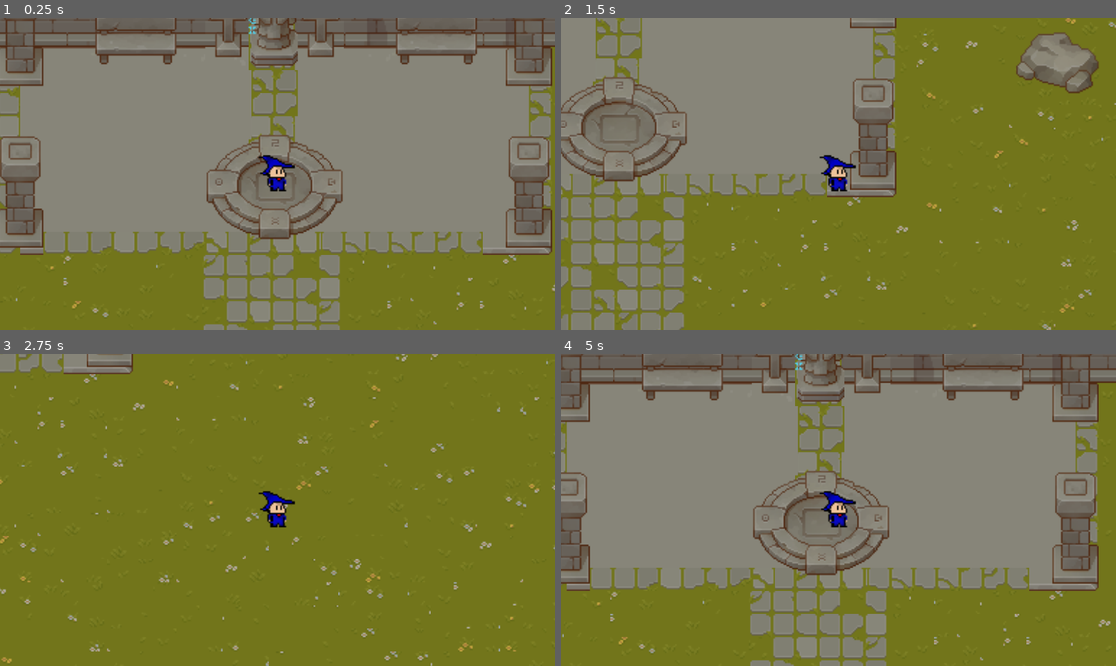
Above: before the commit, frames 1-4 (two rows, left to right).
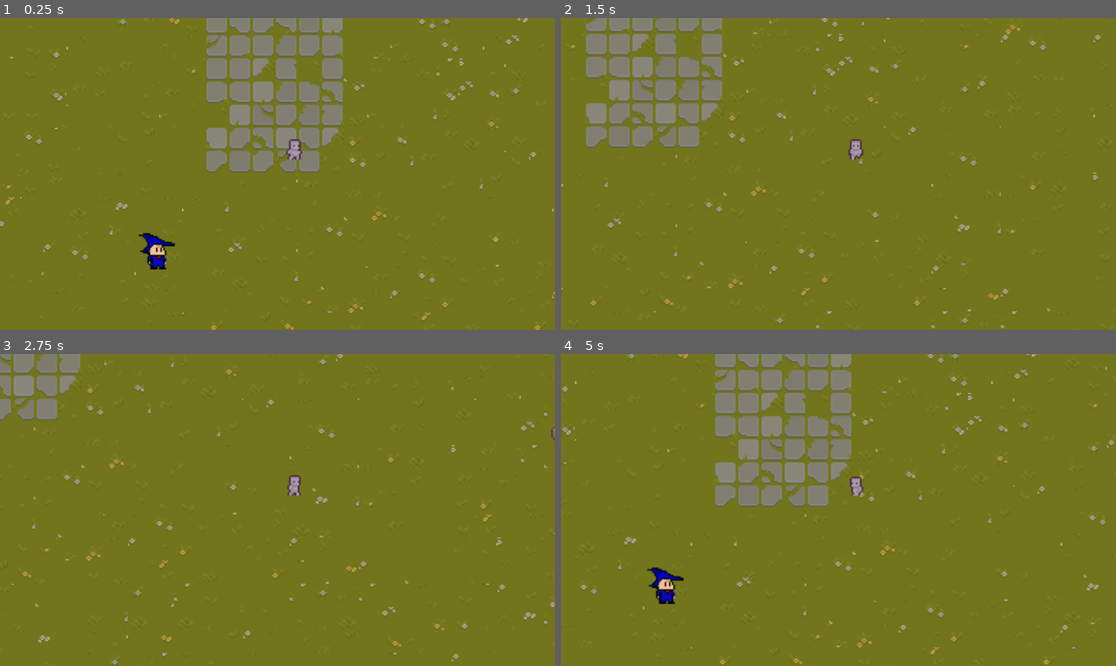
Above: after the commit, the same moments.

Repository: guilherme1081/game-teste
Game: Godot game, scene res://world.tscn
Same seed, same stepped clock (60 frames per second), same inputs: the game is played once before the commit and once after it.
Inputs:
- Up to frame 1 (0.25 s): no input
- Up to frame 2 (1.5 s): hold D (right) 0.53-1.28 s; hold Space (dash, bound only after the commit) 0.53-1.28 s; hold S (down) from 1.28 s (still down); tap Space (dash, bound only after the commit) at 1.35 s
- Up to frame 3 (2.75 s): release S (down) at 2.03 s; hold D (right) from 2.03 s (still down); hold Space (dash, bound only after the commit) from 2.03 s (still down)
- Up to frame 4 (5 s): release D (right) at 2.78 s; release Space (dash, bound only after the commit) at 2.78 s; hold W (up) 2.78-3.53 s; tap Space (dash, bound only after the commit) at 2.85, 4.35 s; hold Space (dash, bound only after the commit) 3.53-4.28 s; hold A (left) from 3.53 s (still down)

The runs differ from the first frame. In frame 1, 73% of the frame differs, in the area x 0-100%, y 0-100%; in frame 2, 38%; in frame 3, 5.4%; in frame 4, 71%.

Commit message:
exemplo de colisão'

Diff:
--- /dev/null
+++ b/player/player.gd
@@ -0,0 +1,88 @@
+extends CharacterBody2D
+
+@onready var sprite = $"AnimatedSprite2D"
+@onready var dash_cd = $"dash_cooldown"
+
+
+# Variáveis de movimento
+const base_moviment_speed: int = 80
+var moviment_speed: int = 80
+var last_direction = 1 # 1: left, 2: right, 3: front, 4: back
+const idle_anim = {
+	1: 'idle_left',
+	2: 'idle_left',
+	3: 'idle_front',
+	4: 'idle_back'
+}
+
+const dash_anim = {
+	1: 'dash_left',
+	2: 'dash_left',
+	3: 'dash_front',
+	4: 'dash_back'
+}
+
+
+# Variáveis de dash
+const dash_cooldown: float = 3 # Em segundos
+const dash_multiplier: float = 5
+var dash_duration: float = 0
+var has_dash = 0
+var dash_amount = 2
+# Processos
+func _process(delta):
+	if dash_duration > 0:
+		dash_duration -= delta
+
+func _physics_process(delta):
+	moviment()
+
+# métodos
+func moviment():
+	""""Função responsável por toda a movimentação do player"""
+
+	var x_mov = Input.get_action_strength("right") - Input.get_action_strength("left")
+	var y_mov = Input.get_action_strength("down") - Input.get_action_strength("up")
+	# Avalia a direção em que o personagem está
+	# E roda a animação equivalente.
+	# A animação para right e left é a mesma, basta usar um flip_h
+	# para inverter o personagem.
+	if x_mov == 1:
+		sprite.play("run_left")
+		sprite.flip_h = false
+		last_direction = 1
+	elif x_mov == -1:
+		sprite.flip_h = true
+		sprite.play('run_left')
+		last_direction = 2
+	elif y_mov == 1:
+		sprite.play('run_front')
+		last_direction = 3
+
+	elif y_mov == -1:
+		sprite.play('run_back')
+		last_direction = 4
+	elif y_mov == 0 && x_mov == 0:
+		sprite.play(idle_anim[last_direction])
+
+	velocity = Vector2(x_mov, y_mov).normalized() * moviment_speed
+
+	if Input.is_action_pressed("dash"):
+		if dash_amount and not dash_duration > 0:
+			dash_cd.start(dash_cooldown)
+			dash_amount -= 1
+			dash_duration = 0.4
+			print("dash!!! dash!!!")
+
+	if dash_duration > 0:
+
+		sprite.play(dash_anim[last_direction])
+		velocity += velocity.normalized() * base_moviment_speed * dash_duration * dash_multiplier
+
+
+	move_and_slide()
+
+
+func _on_dash_cooldown_timeout():
+	if dash_amount < 2:
+		dash_amount += 1
--- /dev/null
+++ b/player/player.tscn
@@ -0,0 +1,314 @@
+[gd_scene load_steps=39 format=3 uid="uid://b1sokx0vu232p"]
+
+[ext_resource type="Script" path="res://player/player.gd" id="1_eunds"]
+[ext_resource type="Texture2D" uid="uid://dkioj7px3h30e" path="res://assets/player/Prototype_Worksheet.png" id="1_kt6qb"]
+
+[sub_resource type="AtlasTexture" id="AtlasTexture_ll26y"]
+atlas = ExtResource("1_kt6qb")
+region = Rect2(0, 160, 32, 32)
+
+[sub_resource type="AtlasTexture" id="AtlasTexture_g17vm"]
+atlas = ExtResource("1_kt6qb")
+region = Rect2(32, 160, 32, 32)
+
+[sub_resource type="AtlasTexture" id="AtlasTexture_t85u7"]
+atlas = ExtResource("1_kt6qb")
+region = Rect2(64, 160, 32, 32)
+
+[sub_resource type="AtlasTexture" id="AtlasTexture_jhhox"]
+atlas = ExtResource("1_kt6qb")
+region = Rect2(96, 160, 32, 32)
+
+[sub_resource type="AtlasTexture" id="AtlasTexture_dia4v"]
+atlas = ExtResource("1_kt6qb")
+region = Rect2(0, 288, 32, 32)
+
+[sub_resource type="AtlasTexture" id="AtlasTexture_ojbko"]
+atlas = ExtResource("1_kt6qb")
+region = Rect2(32, 288, 32, 32)
+
+[sub_resource type="AtlasTexture" id="AtlasTexture_dxkvq"]
+atlas = ExtResource("1_kt6qb")
+region = Rect2(64, 288, 32, 32)
+
+[sub_resource type="AtlasTexture" id="AtlasTexture_tuwhx"]
+atlas = ExtResource("1_kt6qb")
+region = Rect2(0, 320, 32, 32)
+
+[sub_resource type="AtlasTexture" id="AtlasTexture_suqq2"]
+atlas = ExtResource("1_kt6qb")
+region = Rect2(32, 320, 32, 32)
+
+[sub_resource type="AtlasTexture" id="AtlasTexture_t88nm"]
+atlas = ExtResource("1_kt6qb")
+region = Rect2(64, 320, 32, 32)
+
+[sub_resource type="AtlasTexture" id="AtlasTexture_jalh4"]
+atlas = ExtResource("1_kt6qb")
+region = Rect2(0, 64, 32, 32)
+
+[sub_resource type="AtlasTexture" id="AtlasTexture_hgmju"]
+atlas = ExtResource("1_kt6qb")
+region = Rect2(32, 64, 32, 32)
+
+[sub_resource type="AtlasTexture" id="AtlasTexture_2mq6p"]
+atlas = ExtResource("1_kt6qb")
+region = Rect2(64, 64, 32, 32)
+
+[sub_resource type="AtlasTexture" id="AtlasTexture_wgdce"]
+atlas = ExtResource("1_kt6qb")
+region = Rect2(96, 64, 32, 32)
+
+[sub_resource type="AtlasTexture" id="AtlasTexture_s614q"]
+atlas = ExtResource("1_kt6qb")
+region = Rect2(0, 0, 32, 32)
+
+[sub_resource type="AtlasTexture" id="AtlasTexture_v6ykj"]
+atlas = ExtResource("1_kt6qb")
+region = Rect2(32, 0, 32, 32)
+
+[sub_resource type="AtlasTexture" id="AtlasTexture_v4fws"]
+atlas = ExtResource("1_kt6qb")
+region = Rect2(64, 0, 32, 32)
+
+[sub_resource type="AtlasTexture" id="AtlasTexture_hngsy"]
+atlas = ExtResource("1_kt6qb")
+region = Rect2(96, 0, 32, 32)
+
+[sub_resource type="AtlasTexture" id="AtlasTexture_ydv3s"]
+atlas = ExtResource("1_kt6qb")
+region = Rect2(0, 32, 32, 32)
+
+[sub_resource type="AtlasTexture" id="AtlasTexture_pae3r"]
+atlas = ExtResource("1_kt6qb")
+region = Rect2(32, 32, 32, 32)
+
+[sub_resource type="AtlasTexture" id="AtlasTexture_u5u7i"]
+atlas = ExtResource("1_kt6qb")
+region = Rect2(64, 32, 32, 32)
+
+[sub_resource type="AtlasTexture" id="AtlasTexture_682oe"]
+atlas = ExtResource("1_kt6qb")
+region = Rect2(96, 32, 32, 32)
+
+[sub_resource type="AtlasTexture" id="AtlasTexture_dd3xo"]
+atlas = ExtResource("1_kt6qb")
+region = Rect2(0, 160, 32, 32)
+
+[sub_resource type="AtlasTexture" id="AtlasTexture_ynvqr"]
+atlas = ExtResource("1_kt6qb")
+region = Rect2(32, 160, 32, 32)
+
+[sub_resource type="AtlasTexture" id="AtlasTexture_ixjsw"]
+atlas = ExtResource("1_kt6qb")
+region = Rect2(64, 160, 32, 32)
+
+[sub_resource type="AtlasTexture" id="AtlasTexture_33fj6"]
+atlas = ExtResource("1_kt6qb")
+region = Rect2(96, 160, 32, 32)
+
+[sub_resource type="AtlasTexture" id="AtlasTexture_dg0pp"]
+atlas = ExtResource("1_kt6qb")
+region = Rect2(0, 96, 32, 32)
+
+[sub_resource type="AtlasTexture" id="AtlasTexture_ccqmm"]
+atlas = ExtResource("1_kt6qb")
+region = Rect2(32, 96, 32, 32)
+
+[sub_resource type="AtlasTexture" id="AtlasTexture_gqbep"]
+atlas = ExtResource("1_kt6qb")
+region = Rect2(64, 96, 32, 32)
+
+[sub_resource type="AtlasTexture" id="AtlasTexture_epgy0"]
+atlas = ExtResource("1_kt6qb")
+region = Rect2(96, 96, 32, 32)
+
+[sub_resource type="AtlasTexture" id="AtlasTexture_a0rm5"]
+atlas = ExtResource("1_kt6qb")
+region = Rect2(0, 128, 32, 32)
+
+[sub_resource type="AtlasTexture" id="AtlasTexture_hk28y"]
+atlas = ExtResource("1_kt6qb")
+region = Rect2(32, 128, 32, 32)
+
+[sub_resource type="AtlasTexture" id="AtlasTexture_l5uf8"]
+atlas = ExtResource("1_kt6qb")
+region = Rect2(64, 128, 32, 32)
+
+[sub_resource type="AtlasTexture" id="AtlasTexture_yad48"]
+atlas = ExtResource("1_kt6qb")
+region = Rect2(96, 128, 32, 32)
+
+[sub_resource type="SpriteFrames" id="SpriteFrames_pjtg3"]
+animations = [{
+"frames": [{
+"duration": 1.0,
+"texture": SubResource("AtlasTexture_ll26y")
+}, {
+"duration": 1.0,
+"texture": SubResource("AtlasTexture_g17vm")
+}, {
+"duration": 1.0,
+"texture": SubResource("AtlasTexture_t85u7")
+}, {
+"duration": 1.0,
+"texture": SubResource("AtlasTexture_jhhox")
+}],
+"loop": true,
+"name": &"dash_back",
+"speed": 5.0
+}, {
+"frames": [{
+"duration": 1.0,
+"texture": SubResource("AtlasTexture_dia4v")
+}, {
+"duration": 1.0,
+"texture": SubResource("AtlasTexture_ojbko")
+}, {
+"duration": 1.0,
+"texture": SubResource("AtlasTexture_dxkvq")
+}],
+"loop": true,
+"name": &"dash_front",
+"speed": 5.0
+}, {
+"frames": [{
+"duration": 1.0,
+"texture": SubResource("AtlasTexture_tuwhx")
+}, {
+"duration": 1.0,
+"texture": SubResource("AtlasTexture_suqq2")
+}, {
+"duration": 1.0,
+"texture": SubResource("AtlasTexture_t88nm")
+}],
+"loop": true,
+"name": &"dash_left",
+"speed": 6.0
+}, {
+"frames": [{
+"duration": 1.0,
+"texture": SubResource("AtlasTexture_jalh4")
+}, {
+"duration": 1.0,
+"texture": SubResource("AtlasTexture_hgmju")
+}, {
+"duration": 1.0,
+"texture": SubResource("AtlasTexture_2mq6p")
+}, {
+"duration": 1.0,
+"texture": SubResource("AtlasTexture_wgdce")
+}],
+"loop": true,
+"name": &"idle_back",
+"speed": 5.0
+}, {
+"frames": [{
+"duration": 1.0,
+"texture": SubResource("AtlasTexture_s614q")
+}, {
+"duration": 1.0,
+"texture": SubResource("AtlasTexture_v6ykj")
+}, {
+"duration": 1.0,
+"texture": SubResource("AtlasTexture_v4fws")
+}, {
+"duration": 1.0,
+"texture": SubResource("AtlasTexture_hngsy")
+}],
+"loop": true,
+"name": &"idle_front",
+"speed": 5.0
+}, {
+"frames": [{
+"duration": 1.0,
+"texture": SubResource("AtlasTexture_ydv3s")
+}, {
+"duration": 1.0,
+"texture": SubResource("AtlasTexture_pae3r")
+}, {
+"duration": 1.0,
+"texture": SubResource("AtlasTexture_u5u7i")
+}, {
+"duration": 1.0,
+"texture": SubResource("AtlasTexture_682oe")
+}],
+"loop": true,
+"name": &"idle_left",
+"speed": 5.0
+}, {
+"frames": [{
+"duration": 1.0,
+"texture": SubResource("AtlasTexture_dd3xo")
+}, {
+"duration": 1.0,
+"texture": SubResource("AtlasTexture_ynvqr")
+}, {
+"duration": 1.0,
+"texture": SubResource("AtlasTexture_ixjsw")
+}, {
+"duration": 1.0,
+"texture": SubResource("AtlasTexture_33fj6")
+}],
+"loop": true,
+"name": &"run_back",
+"speed": 5.0
+}, {
+"frames": [{
+"duration": 1.0,
+"texture": SubResource("AtlasTexture_dg0pp")
+}, {
+"duration": 1.0,
+"texture": SubResource("AtlasTexture_ccqmm")
+}, {
+"duration": 1.0,
+"texture": SubResource("AtlasTexture_gqbep")
+}, {
+"duration": 1.0,
+"texture": SubResource("AtlasTexture_epgy0")
+}],
+"loop": true,
+"name": &"run_front",
+"speed": 5.0
+}, {
+"frames": [{
+"duration": 1.0,
+"texture": SubResource("AtlasTexture_a0rm5")
+}, {
+"duration": 1.0,
+"texture": SubResource("AtlasTexture_hk28y")
+}, {
+"duration": 1.0,
+"texture": SubResource("AtlasTexture_l5uf8")
+}, {
+"duration": 1.0,
+"texture": SubResource("AtlasTexture_yad48")
+}],
+"loop": true,
+"name": &"run_left",
+"speed": 5.0
+}]
+
+[sub_resource type="RectangleShape2D" id="RectangleShape2D_s6a6a"]
+size = Vector2(12, 18)
+
+[node name="player" type="CharacterBody2D"]
+script = ExtResource("1_eunds")
+
+[node name="AnimatedSprite2D" type="AnimatedSprite2D" parent="."]
+z_index = 99
+position = Vector2(12, -17)
+sprite_frames = SubResource("SpriteFrames_pjtg3")
+animation = &"dash_back"
+
+[node name="CollisionShape2D" type="CollisionShape2D" parent="."]
+position = Vector2(12, -18)
+shape = SubResource("RectangleShape2D_s6a6a")
+
+[node name="dash_cooldown" type="Timer" parent="."]
+autostart = true
+
+[node name="dash_duration" type="Timer" parent="."]
+
+[connection signal="timeout" from="dash_cooldown" to="." method="_on_dash_cooldown_timeout"]
+[connection signal="timeout" from="dash_duration" to="." method="_on_dash_duration_timeout"]
--- a/player/teste.gd
+++ /dev/null
@@ -1,19 +0,0 @@
-extends CharacterBody2D
-
-
-var moviment_speed: int = 200
-var direction = Vector2()
-
-func _physics_process(delta):
-	moviment()
-
-func get_direction():
-	pass
-
-func moviment():
-	var x_mov = Input.get_action_strength("right") - Input.get_action_strength("left")
-	var y_mov = Input.get_action_strength("down") - Input.get_action_strength("up")
-
-	velocity = Vector2(x_mov, y_mov).normalized()*moviment_speed
-
-	move_and_slide()
--- a/project.godot
+++ b/project.godot
@@ -37,3 +37,8 @@
 "events": [Object(InputEventKey,"resource_local_to_scene":false,"resource_name":"","device":-1,"window_id":0,"alt_pressed":false,"shift_pressed":false,"ctrl_pressed":false,"meta_pressed":false,"pressed":false,"keycode":0,"physical_keycode":87,"key_label":0,"unicode":119,"echo":false,"script":null)
 ]
 }
+dash={
+"deadzone": 0.5,
+"events": [null, Object(InputEventKey,"resource_local_to_scene":false,"resource_name":"","device":-1,"window_id":0,"alt_pressed":false,"shift_pressed":false,"ctrl_pressed":false,"meta_pressed":false,"pressed":false,"keycode":0,"physical_keycode":32,"key_label":0,"unicode":32,"echo":false,"script":null)
+]
+}
--- a/world.tscn
+++ b/world.tscn
@@ -1,9 +1,7 @@
 [gd_scene load_steps=31 format=3 uid="uid://713f1b5ik0e1"]
 
 [ext_resource type="Texture2D" uid="uid://bdn237tigrbl" path="res://assets/mapa/TX Tileset Grass.png" id="1_xt2o1"]
-[ext_resource type="PackedScene" uid="uid://b1sokx0vu232p" path="res://player/teste.tscn" id="2_4mdlg"]
 [ext_resource type="Texture2D" uid="uid://djsoty36a5imy" path="res://assets/mapa/Solaria Demo Update 01.png" id="2_sivt2"]
-[ext_resource type="Script" path="res://player/teste.gd" id="3_0f12n"]
 [ext_resource type="Texture2D" uid="uid://df644mlmoskh7" path="res://assets/mapa/TX Tileset Stone Ground.png" id="3_7tb15"]
 [ext_resource type="Texture2D" uid="uid://dy2ruux6iypg" path="res://assets/novo bicho.png" id="3_j1qjf"]
 [ext_resource type="Texture2D" uid="uid://chl3xly4b2tci" path="res://assets/mapa/TX Tileset Wall.png" id="4_pddtd"]
@@ -11,6 +9,7 @@
 [ext_resource type="Texture2D" uid="uid://daq3t3qx6um8h" path="res://assets/mapa/TX Props.png" id="6_2xmqw"]
 [ext_resource type="Texture2D" uid="uid://lrpeqgy74ra7" path="res://assets/mapa/TX Shadow Plant.png" id="7_puxlj"]
 [ext_resource type="Texture2D" uid="uid://d0g8r52b5pplw" path="res://assets/mapa/Grassland Tileset.png" id="8_gxc75"]
+[ext_resource type="PackedScene" uid="uid://b1sokx0vu232p" path="res://player/player.tscn" id="9_t2re6"]
 
 [sub_resource type="TileSetAtlasSource" id="TileSetAtlasSource_bcnlg"]
 texture = ExtResource("1_xt2o1")
@@ -4839,6 +4838,9 @@
 [sub_resource type="TileSet" id="TileSet_h3haq"]
 sources/0 = SubResource("TileSetAtlasSource_aje6b")
 
+[sub_resource type="RectangleShape2D" id="RectangleShape2D_op4b6"]
+size = Vector2(20, 26)
+
 [node name="world" type="Node2D"]
 
 [node name="layer1" type="TileMap" parent="."]
@@ -4859,15 +4861,17 @@
 layer_0/z_index = 5
 layer_0/tile_data = PackedInt32Array(-3014668, 1441792, 10, -2949132, 1441792, 11, -2883596, 1441792, 12, -2818060, 144 …(1399 unchanged characters)…
 
-[node name="CharacterBody2D" parent="." instance=ExtResource("2_4mdlg")]
-position = Vector2(1, -2)
-script = ExtResource("3_0f12n")
+[node name="player" parent="." instance=ExtResource("9_t2re6")]
 
-[node name="Camera2D" type="Camera2D" parent="CharacterBody2D"]
-position = Vector2(1, -598)
+[node name="Camera2D" type="Camera2D" parent="player"]
 zoom = Vector2(3, 3)
 
-[node name="Sprite2D" type="Sprite2D" parent="CharacterBody2D"]
-z_index = 100
-position = Vector2(2, -602)
+[node name="Sprite2D" type="StaticBody2D" parent="."]
+position = Vector2(-82, 50)
+
+[node name="CollisionShape2D" type="CollisionShape2D" parent="Sprite2D"]
+position = Vector2(-3, 3)
+shape = SubResource("RectangleShape2D_op4b6")
+
+[node name="Sprite2D" type="Sprite2D" parent="Sprite2D"]
 texture = ExtResource("3_j1qjf")
Binary file added: assets/player/Prototype.png
Not shown, added: assets/player/Prototype.png.import
Binary file added: assets/player/Prototype_Worksheet.png
Not shown, added: assets/player/Prototype_Worksheet.png.import
Not shown: 1 places in player/teste.tscn that only renumber resources
Not shown, added: player/pla20E2.tmp
Not shown, added: player/plaAFA1.tmp
Not shown, added: player/plaF01.tmp
